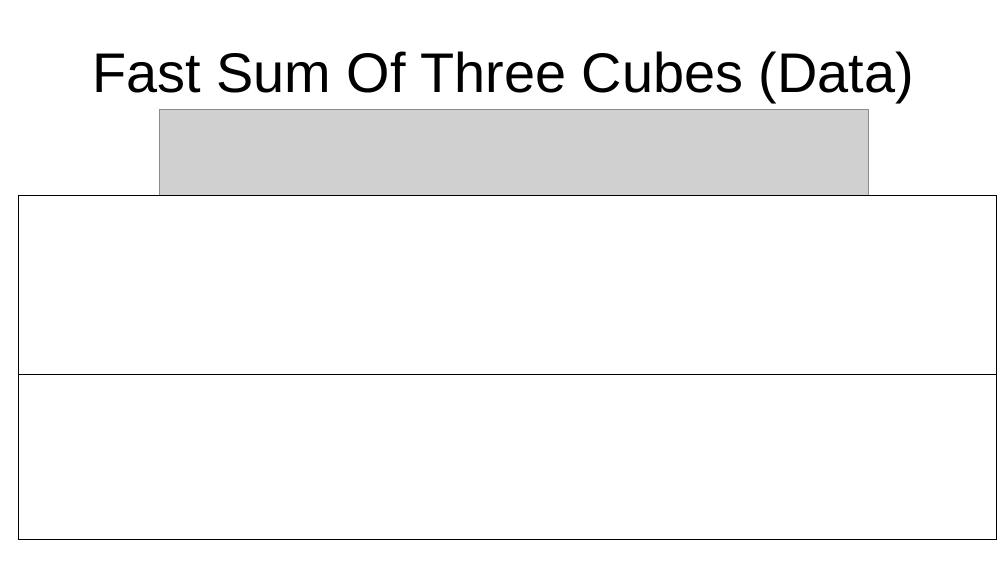
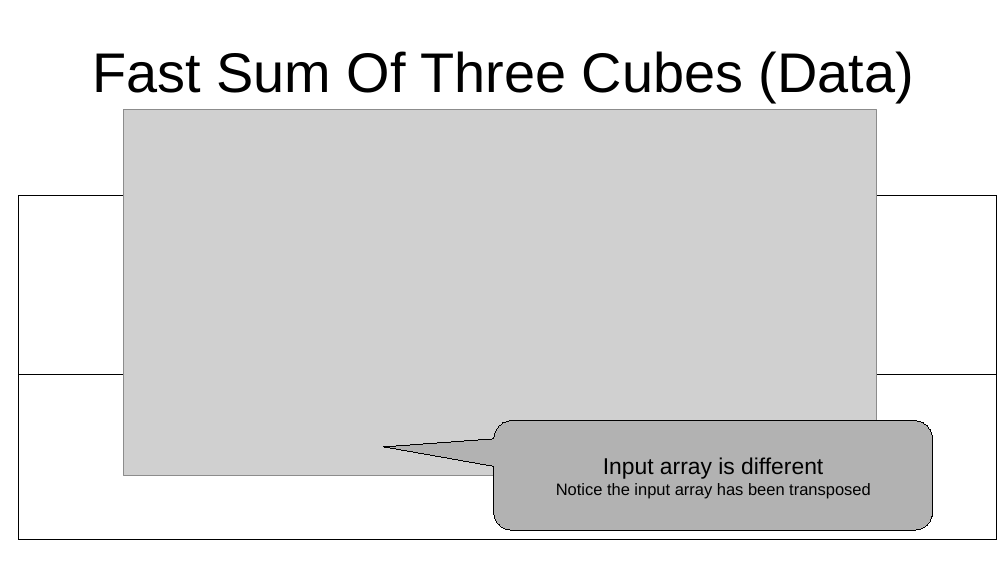
Before and after one commit to connor-makowski/pycelerator, a slide deck: slide 16 of pycelerator.odp (slide 15 before the commit). Drawn at 1008x567 pixels with LibreOffice and Linux fonts; fonts in the diff are those of the drawing; grey boxes stand for pictures. Boxes give left, top, right and bottom in pixels: in the first picture for what was removed or moved away, otherwise in the second. Text is boxed around its words. In the diff, an @@ line names an element or a change of style, - is before the commit and + after.

```diff
--- a/pycelerator.odp
+++ b/pycelerator.odp
@@ picture: place and size @@
-picture at (159,110,869,476)
+picture at (123,110,877,476)
@@ rounded speech box added at (494,421,933,531), fill #B2B2B2, outline #000000 0 pt, 13 pt, text #000000 @@
+Input array is different
+Notice the input array has been transposed
```
Also in this commit, not shown: 6 other slides changed, 5 slides added, 4 slides removed, 6 other files.
